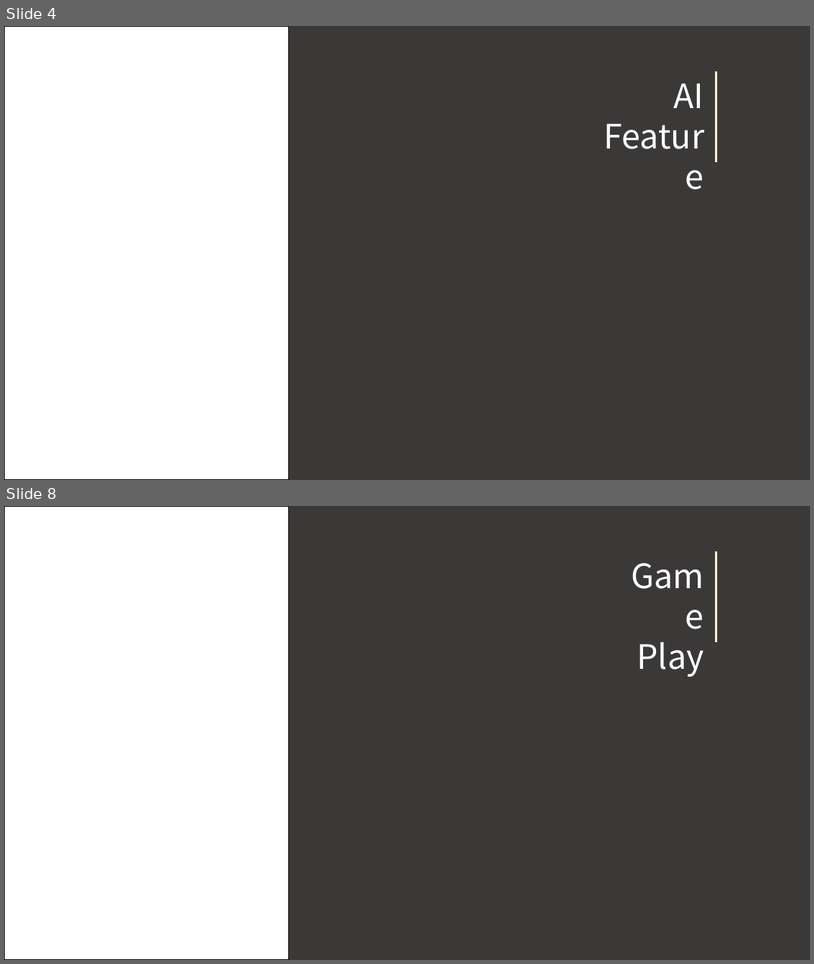
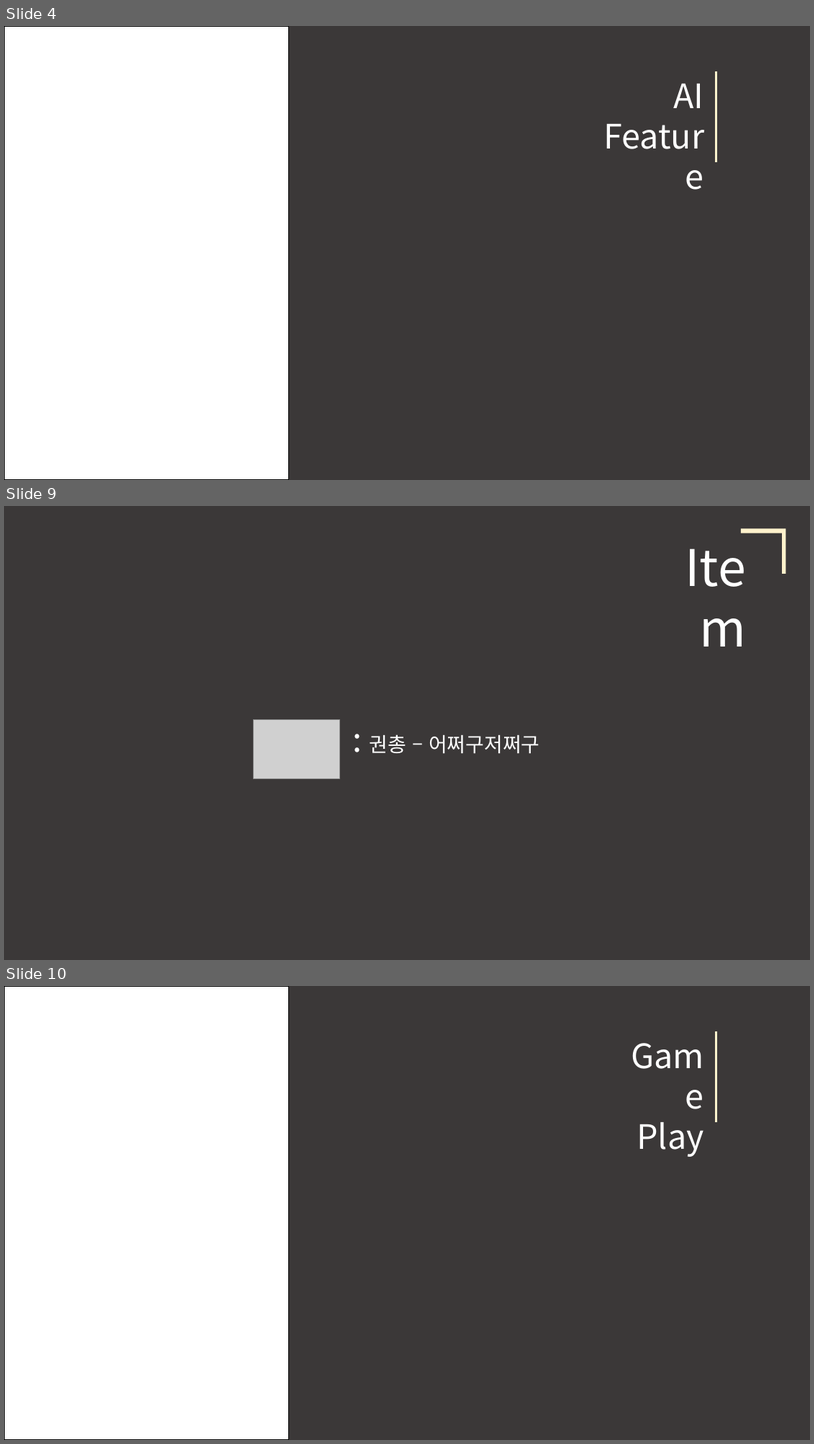
Before and after one commit to robin-maki/ABneBA, a slide deck: ABneBA_Presentation.pptx. Shown one above the other, each under a label of ours: slides 4 and 8 before the commit, slides 4, 9 and 10 after it; the slides between them are not shown. The pictures are 814x964 and 814x1444 pixels, drawn with LibreOffice and Linux fonts; fonts in the diff are those of the drawing; grey boxes stand for pictures. Boxes give left, top, right and bottom in pixels: in the first picture for what was removed or moved away, otherwise in the second. Text is boxed around its words. In the diff, an @@ line names an element or a change of style, - is before the commit and + after.

```diff
--- a/ABneBA_Presentation.pptx
+++ b/ABneBA_Presentation.pptx
@@ slide 9 added at (x1=4, y1=506, x2=810, y2=960), background #3B3838 @@
@@ text added at (x1=640, y1=533, x2=753, y2=600), 60 pt, text #FFFFFF @@
+Item
@@ corner added at (x1=741, y1=528, x2=786, y2=573), fill #FFF2CC @@
@@ picture added at (x1=253, y1=720, x2=340, y2=778) @@
@@ text added at (x1=370, y1=734, x2=540, y2=754), 24 pt, text #FFFFFF @@
+: 권총 – 어쩌구저쩌구
@@ what was slide 8 is now slide 10 @@
```
Also in this commit, not shown: 3 slides changed, 1 other slide added, 2 other files.
